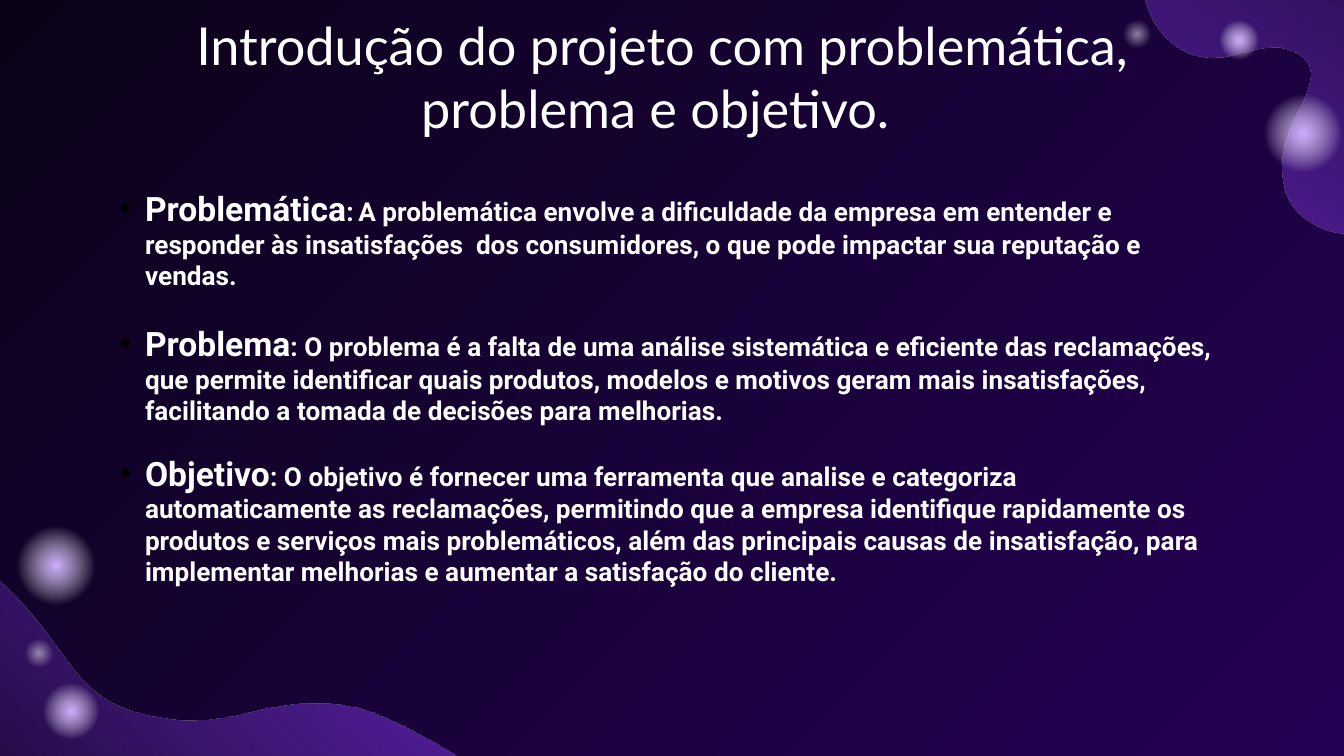
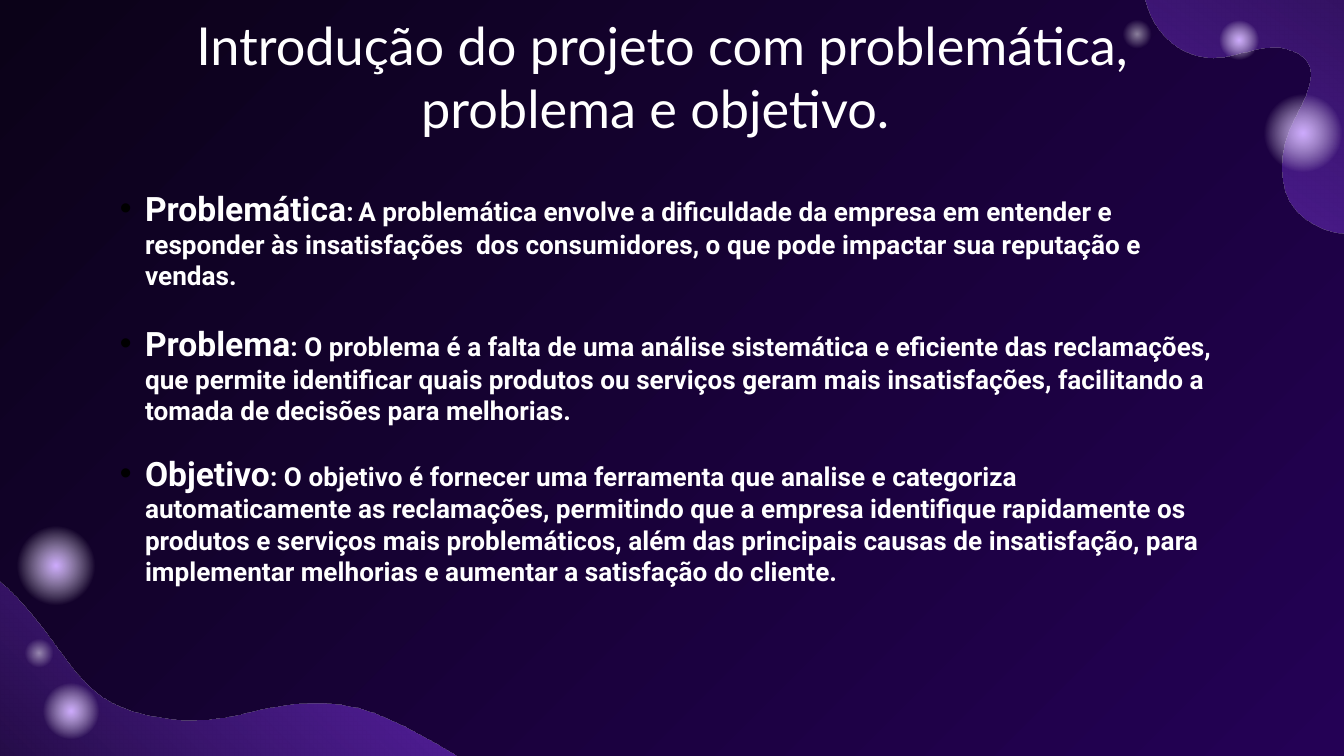
Before and after one commit to MauricioIkeda/CompanyInsight, a slide deck: slide 1 of G4.pptx. Drawn at 1344x756 pixels with LibreOffice and Linux fonts; fonts in the diff are those of the drawing. Boxes give left, top, right and bottom in pixels: in the first picture for what was removed or moved away, otherwise in the second. Text is boxed around its words. In the diff, an @@ line names an element or a change of style, - is before the commit and + after.

```diff
--- a/G4.pptx
+++ b/G4.pptx
@@ text at (145, 330, 1211, 426): text changed @@
-• Problema: O problema é a falta de uma análise sistemática e eficiente das reclamações, que permite identificar quais produtos, modelos e motivos geram mais insatisfações, facilitando a tomada de decisões para melhorias.
+• Problema: O problema é a falta de uma análise sistemática e eficiente das reclamações, que permite identificar quais produtos ou serviços geram mais insatisfações, facilitando a tomada de decisões para melhorias.
```
Also in this commit, not shown: 1 other file.
